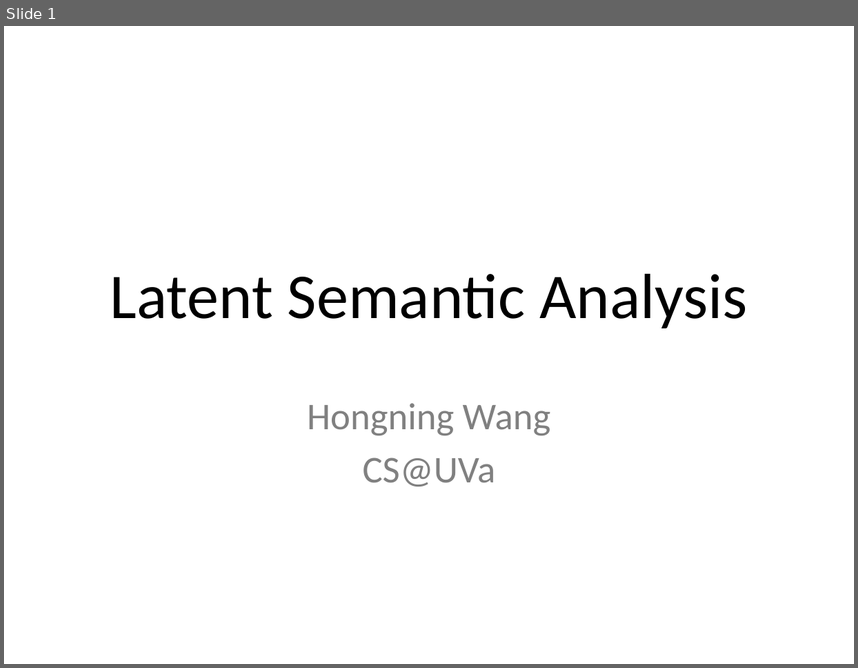
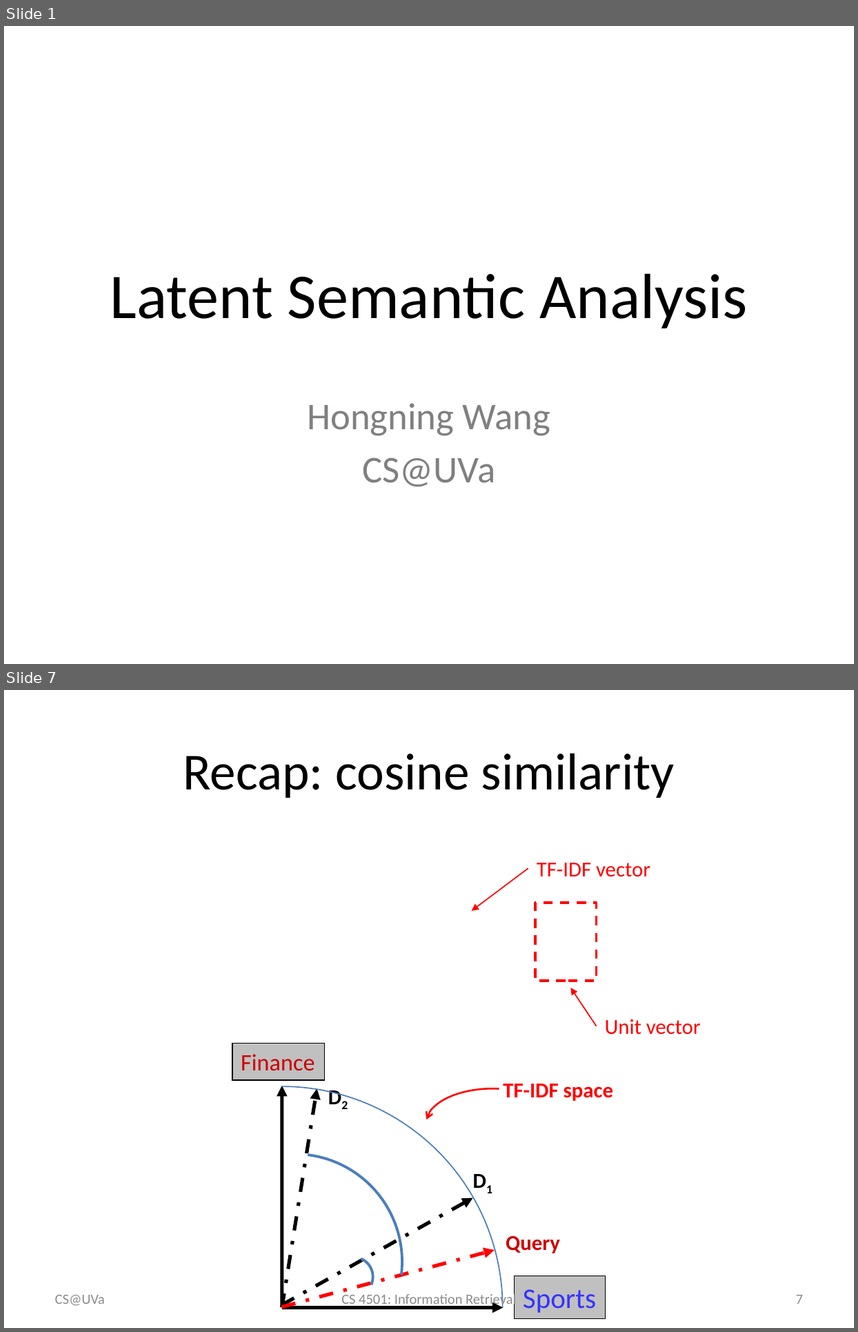
Before and after one commit to wang296/IR2015, a slide deck: docs/Latent Semantic Analysis.pptx. Shown one above the other, each under a label of ours: slide 1 before the commit, slides 1 and 7 after it; the slides between them are not shown. The pictures are 858x668 and 858x1332 pixels, drawn with LibreOffice and Linux fonts; fonts in the diff are those of the drawing; grey boxes stand for pictures. Boxes give left, top, right and bottom in pixels: in the first picture for what was removed or moved away, otherwise in the second. Text is boxed around its words. In the diff, an @@ line names an element or a change of style, - is before the commit and + after.

```diff
--- a/docs/Latent Semantic Analysis.pptx
+++ b/docs/Latent Semantic Analysis.pptx
@@ slide 7 added at <box>4,690,854,1328</box>, background #FFFFFF @@
@@ title added at <box>183,753,675,798</box>, 44 pt, text #000000 @@
+Recap: cosine similarity
@@ arrow added from (528, 869) to (472, 911), #FF0000 1 pt @@
@@ text added at <box>537,862,651,877</box>, 18 pt, text #FF0000 @@
+TF-IDF vector
@@ rectangle added at <box>535,903,597,980</box>, outline #FF0000 2 pt dashed @@
@@ arrow added from (597, 1026) to (571, 987), #FF0000 1 pt @@
@@ text added at <box>605,1019,701,1034</box>, 18 pt, text #FF0000 @@
+Unit vector
@@ rectangle added at <box>232,1043,326,1080</box>, fill #C0C0C0, outline #000000 0.75 pt, 20 pt, text #CC0000 @@
+Finance
@@ text added at <box>320,1078,360,1112</box>, 18 pt, text #000000, bold @@
+D2
@@ arc (boxed as its full ellipse) added at <box>61,1086,503,1328</box>, outline #4B7EBC 1 pt @@
@@ arrow added from (282, 1306) to (282, 1085), #000000 3 pt @@
@@ arrow added from (282, 1307) to (317, 1089), #000000 3 pt dashed @@
@@ arc (boxed as its full ellipse) added at <box>426,1089,559,1158</box>, outline #FF0000 1.5 pt @@
@@ text added at <box>503,1083,613,1101</box>, 18 pt, text #FF0000, bold @@
+TF-IDF space
@@ arc (boxed as its full ellipse) added at <box>174,1141,415,1328</box>, outline #4B7EBC 2.25 pt @@
@@ text added at <box>465,1163,503,1196</box>, 18 pt, text #000000, bold @@
+D1
@@ arrow added from (282, 1305) to (473, 1198), #000000 3 pt dashed @@
@@ text added at <box>506,1235,560,1253</box>, 18 pt, text #CC0000, bold @@
+Query
@@ arrow added from (282, 1306) to (495, 1250), #FF0000 3 pt dashed @@
@@ arc (boxed as its full ellipse) added at <box>328,1251,379,1303</box>, outline #4B7EBC 2.25 pt @@
@@ rectangle added at <box>515,1276,606,1319</box>, fill #C0C0C0, outline #000000 0.75 pt, 24 pt, text #3333FF @@
+Sports
@@ text added at <box>55,1294,105,1305</box>, 12 pt, text #8C8C8C @@
+CS@UVa
@@ arrow added from (282, 1307) to (503, 1307), #000000 3 pt @@
@@ text added at <box>341,1292,516,1308</box>, 12 pt, text #8C8C8C @@
+CS 4501: Information Retrieval
@@ page number added at <box>796,1294,803,1303</box>, 12 pt, text #8C8C8C @@
+7
```
Also in this commit, not shown: 22 slides changed, 6 other slides added, 4 other files.
